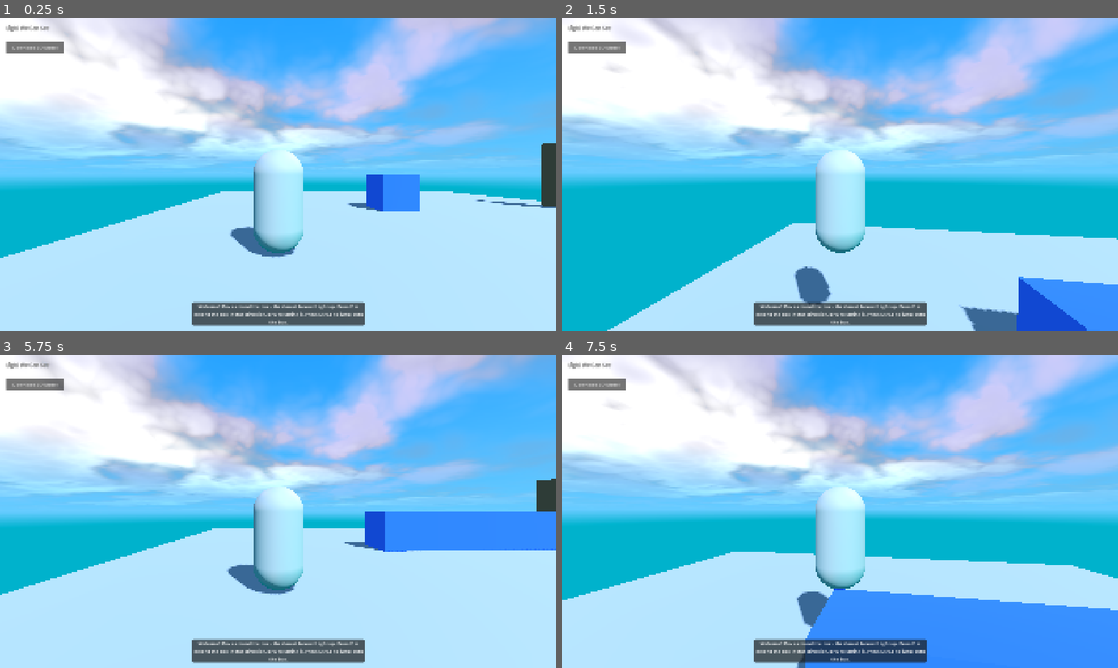
Above: before the commit, frames 1-4 (two rows, left to right).
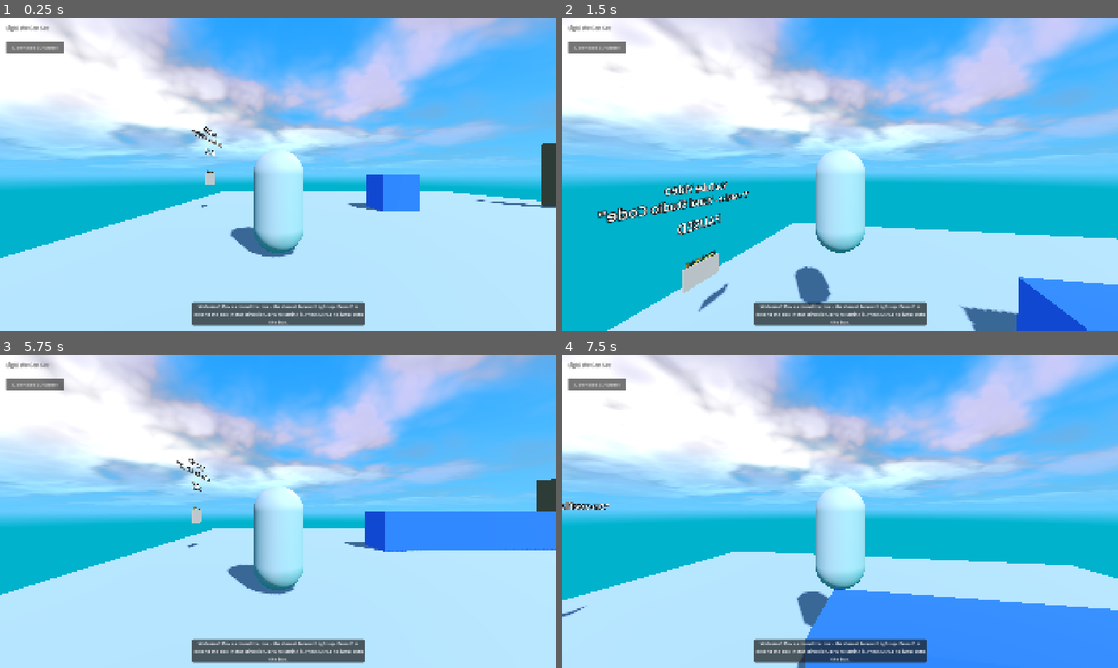
Above: after the commit, the same moments.

Repository: JacobSchantz/LightWeCanSee
Game: Godot game, scene res://scenes/tutorial_level.tscn
The game is run twice, just before and just after one commit, with the same random seed, the same clock (stepped at 60 frames per second) and the same inputs.
Inputs (mouse positions are in pixels of both pictures, inside the frame that each line leads up to):
- Up to frame 1 (0.25 s): no input
- Up to frame 2 (1.5 s): tap E (extend_box) at 0.5, 1.25 s; move the mouse to (867, 174) at 0.52 s; hold Up (ui_up) from 0.53 s (still down); tap F (interact) at 0.6 s; click (867, 174) at 0.67 s; tap Enter (ui_accept) at 0.77, 0.8, 1.07, 1.35 s; move the mouse to (812, 174) at 1.27 s; click (812, 174) at 1.42 s
- Up to frame 3 (5.75 s): keep holding Up (ui_up); tap Enter (ui_accept) at 1.52, 1.82, 2.3, 3.02, 3.32, 3.77, 3.8, 4.07, 4.52, 4.82, 5.1 s; tap F (interact) at 1.55, 2.85, 4.35 s; tap E (extend_box) at 2, 3.5, 4.25 s; move the mouse to (289, 505) at 2.02 s; hold E (extend_box) 2.03-2.78 s; click (289, 505) at 2.17 s; move the mouse to (272, 517) at 2.77 s; click (272, 517) at 2.92 s; move the mouse to (316, 514) at 3.52 s; hold Q (shrink_box) 3.53-4.28 s; click (316, 514) at 3.67 s; move the mouse to (233, 508) at 4.27 s; click (233, 508) at 4.42 s; move the mouse to (283, 511) at 5.02 s; click (283, 511) at 5.17 s
- Up to frame 4 (7.5 s): move the mouse to (817, 505) at 5.77 s; release Up (ui_up) at 5.78 s; hold Right (ui_right) 5.78-6.53 s; tap E (extend_box) at 5.85 s; click (817, 505) at 5.92 s; tap Enter (ui_accept) at 6.02, 6.32, 6.77, 6.8, 7.07 s; tap F (interact) at 6.05, 6.6 s; move the mouse to (867, 511) at 6.52 s; hold Up (ui_up) from 6.53 s (still down); click (867, 511) at 6.67 s; move the mouse to (812, 511) at 7.27 s; tap Q (shrink_box) at 7.35 s; click (812, 511) at 7.42 s

The runs differ from the first frame. In frame 1, 0.2% of the frame differs, in the area x 34-40%, y 34-61%; in frame 2, 1.8%, in the area x 6-34%, y 52-94%; in frame 3, 0.2%; in frame 4, 0.2%.

Commit message:
audio is playing

Diff:
--- /dev/null
+++ b/scenes/video_wall.tscn
@@ -0,0 +1,54 @@
+[gd_scene load_steps=5 format=3]
+
+[ext_resource type="Script" path="res://scripts/video_wall.gd" id="1_script"]
+
+[sub_resource type="ViewportTexture" id="ViewportTexture_ytview"]
+viewport_path = NodePath("VideoViewport")
+
+[sub_resource type="StandardMaterial3D" id="StandardMaterial3D_screen"]
+resource_local_to_scene = true
+albedo_texture = SubResource("ViewportTexture_ytview")
+metallic_specular = 0.0
+emission_enabled = true
+emission = Color(1, 1, 1, 1)
+emission_energy_multiplier = 0.5
+emission_texture = SubResource("ViewportTexture_ytview")
+
+[sub_resource type="QuadMesh" id="QuadMesh_screen"]
+material = SubResource("StandardMaterial3D_screen")
+size = Vector2(3, 1.7)
+
+[node name="VideoWall" type="Node3D"]
+script = ExtResource("1_script")
+
+[node name="VideoScreen" type="MeshInstance3D" parent="."]
+mesh = SubResource("QuadMesh_screen")
+
+[node name="VideoViewport" type="SubViewport" parent="."]
+size = Vector2i(854, 480)
+render_target_update_mode = 4
+
+[node name="Control" type="Control" parent="VideoViewport"]
+layout_mode = 3
+anchors_preset = 15
+anchor_right = 1.0
+anchor_bottom = 1.0
+grow_horizontal = 2
+grow_vertical = 2
+
+[node name="ColorRect" type="ColorRect" parent="VideoViewport/Control"]
+layout_mode = 1
+anchors_preset = 15
+anchor_right = 1.0
+anchor_bottom = 1.0
+grow_horizontal = 2
+grow_vertical = 2
+color = Color(0, 0, 0, 1)
+
+[node name="HTMLContainer" type="Control" parent="VideoViewport/Control"]
+layout_mode = 1
+anchors_preset = 15
+anchor_right = 1.0
+anchor_bottom = 1.0
+grow_horizontal = 2
+grow_vertical = 2
--- /dev/null
+++ b/scripts/add_video_wall.gd
@@ -0,0 +1,38 @@
+extends EditorScript
+
+func _run():
+	# Get the currently edited scene
+	var scene = get_scene()
+	if not scene:
+		print("No scene is currently being edited!")
+		return
+
+	# Check if we're editing the tutorial level
+	if scene.name != "TutorialLevel":
+		print("This script should be run while editing the tutorial level scene.")
+		return
+
+	# Load the video wall scene
+	var video_wall_scene = load("res://scenes/video_wall.tscn")
+	if not video_wall_scene:
+		print("Failed to load video_wall.tscn")
+		return
+
+	# Instance the video wall
+	var video_wall = video_wall_scene.instantiate()
+
+	# Position it on a wall in the tutorial level (adjust as needed)
+	video_wall.transform.origin = Vector3(9, 2.5, 0)  # Position on wall near door
+	video_wall.rotation_degrees.y = 90  # Rotate to face inward
+
+	# Set video properties (optionally)
+	if video_wall.has_method("set_video"):
+		video_wall.video_id = "dQw4w9WgXcQ"  # Change to your video ID
+		video_wall.autoplay = true
+		video_wall.mute = false
+
+	# Add to the scene
+	scene.add_child(video_wall)
+	video_wall.owner = scene
+
+	print("Video wall added to the tutorial level!")
--- a/scripts/player.gd
+++ b/scripts/player.gd
@@ -28,6 +28,9 @@
 var last_touch_pos = Vector2.ZERO
 var touch_camera_rotation = false
 
+# Video interaction tracking
+var near_video_wall = false
+
 func _ready():
 	# Add player to the player group for interactions
 	add_to_group("player")
@@ -70,8 +73,8 @@
 	if not is_on_floor():
 		velocity.y -= ProjectSettings.get_setting("physics/3d/default_gravity") * delta
 
-	# Handle Jump
-	if Input.is_action_just_pressed("ui_accept") and is_on_floor():
+	# Handle Jump - don't jump if near video wall (to allow video interaction)
+	if Input.is_action_just_pressed("ui_accept") and is_on_floor() and not near_video_wall:
 		velocity.y = JUMP_VELOCITY
 
 	# Get the input direction based on platform
@@ -151,7 +154,8 @@
 			rotation.y -= delta.x * touch_rotation_speed
 
 			# Vertical camera rotation - rotate the camera pivot
-			camera_angle -= delta.y * touch_rotation_speed
+			# FIXED: Changed -= to += to fix the inverted camera on mobile
+			camera_angle += delta.y * touch_rotation_speed
 			# Use the mobile-specific min_pitch to prevent looking below the floor
 			camera_angle = clamp(camera_angle, deg_to_rad(mobile_min_pitch), deg_to_rad(max_pitch))
 			pivot.rotation.x = camera_angle
--- a/scripts/tutorial_level.gd
+++ b/scripts/tutorial_level.gd
@@ -31,12 +31,32 @@
 # 3D model download
 var model_url = "https://example.com/path/to/model.glb"
 
+# YouTube player reference
+var youtube_player = null
+
+# Video wall proximity detection
+var video_wall_position = Vector3(-8, 2.5, 0)
+var video_interaction_distance = 4.0
+var video_interaction_label = null
+var player_in_video_range = false
+
+# Simple audio player
+var audio_player = null
+
 func _ready():
 	super._ready()
 
 	# Add this level to the "level" group for box interactions
 	add_to_group("level")
 
+	# Create a simple audio player
+	audio_player = AudioStreamPlayer.new()
+	audio_player.name = "SimpleSoundPlayer"
+	audio_player.stream = load("res://audio/sample.mp3")
+	audio_player.autoplay = true
+	add_child(audio_player)
+	print("Added simple audio player")
+
 	# Connect the download button
 	download_button.pressed.connect(_on_download_button_pressed)
 
@@ -45,6 +65,9 @@
 
 	# Initialize UI
 	update_instruction("Welcome! Move around the box - the closest face will light up. Press E to extend the box in that direction, or Q to shrink it. Press SPACE to jump onto the box.")
+
+	# Add video wall to the level
+	create_video_wall()
 	update_progress("Light We Can See")
 
 	# Set up mouse capture for first-person control
@@ -126,8 +149,8 @@
 	if interactive_box and interactive_box.has_method("setup_particles"):
 		interactive_box.setup_particles(true) # Add more particles
 
-	# Update instruction text
-	update_instruction("Interactive mode activated! More particles added to the box.")
+		# Update instruction text
+		update_instruction("Interactive mode activated! More particles added to the box.")
 
 # Create a particle burst effect at the given position
 func create_particle_burst(position):
@@ -183,3 +206,195 @@
 	var dir = DirAccess.open("user://")
 	if dir:
 		dir.remove("temp_model.glb")
+
+# Create and add the YouTube video wall to the level
+func create_video_wall():
+	# Video details
+	var video_id = "hBfhd88DCZA"
+	var start_time = 31
+
+	# Create a video wall container
+	var video_wall_container = Node3D.new()
+	video_wall_container.name = "VideoWall"
+
+	# Create a simple video wall using a MeshInstance3D with a QuadMesh
+	var video_wall = MeshInstance3D.new()
+	video_wall.name = "Screen"
+	var quad_mesh = QuadMesh.new()
+
+	# Set the size of the video screen (16:9 aspect ratio)
+	quad_mesh.size = Vector2(3, 1.7)
+
+	# Create a material for the video wall
+	var material = StandardMaterial3D.new()
+	material.albedo_color = Color(0.1, 0.1, 0.1)
+	material.emission_enabled = true
+	material.emission = Color(0.8, 0.8, 0.8)
+	material.emission_energy_multiplier = 0.5
+
+	# Apply mesh and material
+	video_wall.mesh = quad_mesh
+	video_wall.material_override = material
+
+	# Create YouTube player script
+	youtube_player = preload("res://scripts/youtube_player.gd").new()
+	youtube_player.name = "YouTubePlayer"
+	youtube_player.video_ready.connect(func(): print("YouTube player ready"))
+	youtube_player.playback_state_changed.connect(func(is_playing): update_status_label())
+	video_wall.add_child(youtube_player)
+
+	# Initialize the YouTube player with the video ID and start time
+	youtube_player.initialize_player(video_id, start_time)
+
+	# Create audio player
+	audio_player = AudioStreamPlayer3D.new()
+	audio_player.name = "AudioPlayer"
+
+	# Set audio player properties
+	audio_player.unit_size = 3.0  # Sound carries even further
+	audio_player.max_distance = 15.0
+	audio_player.attenuation_filter_cutoff_hz = 5000.0
+	audio_player.autoplay = false  # We'll start it manually after loading
+	# Make it loop continuously
+	audio_player.stream_paused = false
+	audio_player.max_polyphony = 1
+
+	# Add audio player to the video wall
+	video_wall.add_child(audio_player)
+
+	# No HTTP requests needed anymore - using local audio file
+
+	# Position the video wall on the wall opposite the door
+	video_wall_container.transform.origin = Vector3(-8, 2.5, 0)
+	video_wall_container.rotation_degrees.y = -90 # Rotate to face inward
+
+	# Add title label
+	var title_label = Label3D.new()
+	title_label.name = "TitleLabel"
+	title_label.text = "YouTube Video\n\"Snowflake - Visual Studio Code\""
+	title_label.font_size = 48
+	title_label.modulate = Color(1, 1, 1)
+	title_label.transform.origin = Vector3(0, 0.7, 0.01) # Top of screen
+
+	# Add audio status label
+	video_interaction_label = Label3D.new()
+	video_interaction_label.name = "AudioStatusLabel"
+	video_interaction_label.text = "Music Wall"
+	video_interaction_label.font_size = 32
+	video_interaction_label.modulate = Color(1, 1, 0.5) # Yellow text
+	video_interaction_label.transform.origin = Vector3(0, -0.9, 0.01) # Below screen
+	video_interaction_label.visible = true
+
+	# Add status label (PAUSED/PLAYING)
+	var status_label = Label3D.new()
+	status_label.name = "StatusLabel"
+	status_label.text = "PAUSED"
+	status_label.font_size = 64
+	status_label.modulate = Color(1, 1, 1)
+	status_label.transform.origin = Vector3(0, 0, 0.01) # Center of screen
+
+	# Add resume button
+	var resume_button = Area3D.new()
+	resume_button.name = "ResumeButton"
+	var button_collision = CollisionShape3D.new()
+	var box_shape = BoxShape3D.new()
+	box_shape.size = Vector3(1, 0.5, 0.1)
+	button_collision.shape = box_shape
+	resume_button.add_child(button_collision)
+
+	# Add button visual
+	var button_mesh = MeshInstance3D.new()
+	var button_box = BoxMesh.new()
+	button_box.size = Vector3(1, 0.5, 0.05)
+	button_mesh.mesh = button_box
+
+	# Button material
+	var button_material = StandardMaterial3D.new()
+	button_material.albedo_color = Color(0.3, 0.3, 0.3)
+	button_material.emission_enabled = true
+	button_material.emission = Color(0.5, 0.5, 0.5)
+	button_mesh.material_override = button_material
+	resume_button.add_child(button_mesh)
+
+	# Add button label
+	var button_label = Label3D.new()
+	button_label.text = "Resume"
+	button_label.font_size = 36
+	button_label.transform.origin = Vector3(0, 0, 0.03) # Front of button
+	resume_button.add_child(button_label)
+
+	# Position button below screen
+	resume_button.transform.origin = Vector3(0, -1.2, 0)
+
+	# Connect button signals using a callback
+	resume_button.input_event.connect(func(camera, event, position, normal, shape_idx):
+		if event is InputEventMouseButton and event.pressed and event.button_index == MOUSE_BUTTON_LEFT:
+			_on_resume_button_pressed()
+	)
+
+	# Add all elements to the scene
+	video_wall_container.add_child(video_wall)
+	video_wall.add_child(title_label)
+	video_wall.add_child(status_label)
+	video_wall.add_child(video_interaction_label) # Add interaction label
+	video_wall_container.add_child(resume_button)
+	add_child(video_wall_container)
+
+	# Initialize YouTube player
+	youtube_player.initialize_player(video_id, start_time)
+	youtube_player.playback_state_changed.connect(func(is_playing):
+		status_label.text = "PLAYING" if is_playing else "PAUSED"
+	)
+
+	# Store reference to the player
+	self.youtube_player = youtube_player
+
+# Called when the resume button is pressed
+func _on_resume_button_pressed():
+	# No longer used for audio control - kept for compatibility
+	pass
+
+# Handle status label updates
+func update_status_label():
+	if self.youtube_player:
+		var status_label = get_node("VideoWall/Screen/StatusLabel")
+		if status_label:
+			status_label.text = self.youtube_player.get_playback_state_text()
+
+# All HTTP-related functions have been removed
+# We're now using a local audio file with direct playback
+
+# Check player proximity to video wall
+func check_video_wall_proximity():
+	# Only proceed if player exists and video wall was created
+	if player_node == null or video_interaction_label == null:
+		return
+
+	# Calculate distance between player and video wall
+	var distance = player_node.global_position.distance_to(video_wall_position)
+
+	# Show interaction prompt if player is close enough
+	if distance <= video_interaction_distance:
+		if not player_in_video_range:
+			# Player just entered range
+			player_in_video_range = true
+			video_interaction_label.visible = true
+			# Optional: highlight the video screen when in range
+			var screen = get_node("VideoWall/Screen")
+			if screen and screen.material_override:
+				screen.material_override.emission_energy_multiplier = 1.0
+
+		# Update the player's near_video_wall variable to prevent jumping
+		player_node.near_video_wall = true
+	else:
+		if player_in_video_range:
+			# Player just left range
+			player_in_video_range = false
+			video_interaction_label.visible = false
+			# Return screen to normal appearance
+			var screen = get_node("VideoWall/Screen")
+			if screen and screen.material_override:
+				screen.material_override.emission_energy_multiplier = 0.5
+
+		# Update the player's near_video_wall variable
+		player_node.near_video_wall = false
--- /dev/null
+++ b/scripts/video_wall.gd
@@ -0,0 +1,118 @@
+extends Node3D
+
+# YouTube video settings
+@export var video_id: String = "dQw4w9WgXcQ"  # Default video - Rick Roll
+@export var autoplay: bool = false
+@export var loop: bool = true
+@export var mute: bool = false
+@export var video_width: int = 854
+@export var video_height: int = 480
+@export var start_time: int = 0  # Start time in seconds
+
+# HTML content for the iframe
+var html_iframe: String = ""
+
+func _ready():
+	# Update viewport size to match video dimensions
+	$VideoViewport.size = Vector2i(video_width, video_height)
+
+	# Generate the iframe HTML
+	generate_iframe()
+
+	# If we're on a platform that supports JavaScript evaluation
+	if OS.has_feature("web"):
+		# For web exports, we can use JavaScript directly
+		update_web_iframe()
+	else:
+		# For non-web platforms, show placeholder
+		show_placeholder()
+
+func generate_iframe():
+	# Create the YouTube embed URL with parameters
+	var params = []
+	if autoplay:
+		params.append("autoplay=1")
+	if loop:
+		params.append("loop=1")
+		# For looping to work, we need to specify the video as a playlist
+		params.append("playlist=" + video_id)
+	if mute:
+		params.append("mute=1")
+	if start_time > 0:
+		params.append("start=" + str(start_time))
+
+	# Add standard parameters
+	params.append("rel=0")  # Don't show related videos
+	params.append("controls=1")  # Show video controls
+
+	# Join all parameters
+	var param_string = "?" + "&".join(params)
+
+	# Build the full iframe HTML
+	html_iframe = """
+	<!DOCTYPE html>
+	<html>
+	<head>
+		<style>
+			body { margin: 0; overflow: hidden; background-color: #000; }
+			iframe { width: 100%; height: 100%; border: none; }
+		</style>
+	</head>
+	<body>
+		<iframe
+			src="https://www.youtube.com/embed/{video_id}{params}"
+			frameborder="0"
+			allowfullscreen>
+		</iframe>
+	</body>
+	</html>
+	""".format({"video_id": video_id, "params": param_string})
+
+func update_web_iframe():
+	# This only works in HTML5 exports
+	# Uses JavaScript to update the iframe content
+	JavaScript.eval("""
+		var container = document.querySelector('#godot-container');
+		var iframe = document.createElement('iframe');
+		iframe.src = 'https://www.youtube.com/embed/{video_id}';
+		iframe.style.position = 'absolute';
+		iframe.style.width = '100%';
+		iframe.style.height = '100%';
+		iframe.style.border = 'none';
+		container.appendChild(iframe);
+	""".format({"video_id": video_id}))
+
+func show_placeholder():
+	# For non-web platforms, show a placeholder with video info
+	var placeholder = $VideoViewport/Control/ColorRect
+
+	# Create a label to show info
+	var label = Label.new()
+	$VideoViewport/Control.add_child(label)
+
+	label.text = "YouTube Video\nID: " + video_id
+	label.horizontal_alignment = HORIZONTAL_ALIGNMENT_CENTER
+	label.vertical_alignment = VERTICAL_ALIGNMENT_CENTER
+	label.add_theme_color_override("font_color", Color(1, 1, 1))
+	label.add_theme_font_size_override("font_size", 24)
+
+	# Make the label fill the viewport
+	label.anchor_left = 0
+	label.anchor_top = 0
+	label.anchor_right = 1
+	label.anchor_bottom = 1
+	label.grow_horizontal = 2
+	label.grow_vertical = 2
+
+# Call this to change the video at runtime
+func set_video(new_id: String):
+	video_id = new_id
+	generate_iframe()
+
+	if OS.has_feature("web"):
+		update_web_iframe()
+	else:
+		# Update the placeholder text
+		var label = $VideoViewport/Control.get_node("Label")
+		if label:
+			label.text = "YouTube Video\nID: " + video_id
--- /dev/null
+++ b/scripts/youtube_player.gd
@@ -0,0 +1,209 @@
+extends Node
+
+signal video_ready
+signal playback_state_changed(is_playing)
+
+# YouTube video settings
+var video_id: String = ""
+var start_time: int = 0
+var is_paused: bool = true
+var is_initialized: bool = false
+
+# For web platform
+var js_code = """
+function setupYouTubePlayer(videoId, startTime) {
+  if (window.youTubePlayer) {
+	window.youTubePlayer.destroy();
+  }
+
+  // Create container if it doesn't exist
+  let container = document.getElementById('godot-youtube-container');
+  if (!container) {
+	container = document.createElement('div');
+	container.id = 'godot-youtube-container';
+	container.style.position = 'absolute';
+	container.style.width = '1px';
+	container.style.height = '1px';
+	container.style.opacity = '0.01';
+	container.style.pointerEvents = 'none';
+	document.body.appendChild(container);
+  }
+
+  // Create player
+  window.youTubePlayer = new YT.Player(container, {
+	videoId: videoId,
+	playerVars: {
+	  'start': startTime,
+	  'autoplay': 0,
+	  'controls': 0,
+	  'showinfo': 0,
+	  'rel': 0,
+	  'iv_load_policy': 3,
+	  'modestbranding': 1
+	},
+	events: {
+	  'onReady': function(event) {
+		window.dispatchEvent(new CustomEvent('youtube_ready'));
+	  },
+	  'onStateChange': function(event) {
+		if (event.data === 1) { // playing
+		  window.dispatchEvent(new CustomEvent('youtube_playing'));
+		} else if (event.data === 2) { // paused
+		  window.dispatchEvent(new CustomEvent('youtube_paused'));
+		}
+	  }
+	}
+  });
+
+  return true;
+}
+
+function loadYouTubeAPI() {
+  if (window.YT) {
+	return true;
+  }
+
+  var tag = document.createElement('script');
+  tag.src = "https://www.youtube.com/iframe_api";
+  var firstScriptTag = document.getElementsByTagName('script')[0];
+  firstScriptTag.parentNode.insertBefore(tag, firstScriptTag);
+
+  window.onYouTubeIframeAPIReady = function() {
+	window.dispatchEvent(new CustomEvent('youtube_api_ready'));
+  };
+
+  return true;
+}
+
+function playYouTubeVideo() {
+  if (window.youTubePlayer && window.youTubePlayer.playVideo) {
+	window.youTubePlayer.playVideo();
+	return true;
+  }
+  return false;
+}
+
+function pauseYouTubeVideo() {
+  if (window.youTubePlayer && window.youTubePlayer.pauseVideo) {
+	window.youTubePlayer.pauseVideo();
+	return true;
+  }
+  return false;
+}
+
+function getCurrentTime() {
+  if (window.youTubePlayer && window.youTubePlayer.getCurrentTime) {
+	return window.youTubePlayer.getCurrentTime();
+  }
+  return 0;
+}
+"""
+
+func _ready():
+	# Only run JavaScript code in web exports
+	if Engine.has_singleton("JavaScript"):
+		var JavaScript = Engine.get_singleton("JavaScript")
+
+		# Setup JavaScript callbacks
+		JavaScript.create_callback(self, "on_youtube_api_ready")
+		JavaScript.create_callback(self, "on_youtube_ready")
+		JavaScript.create_callback(self, "on_youtube_playing")
+		JavaScript.create_callback(self, "on_youtube_paused")
+
+		# Add event listeners
+		JavaScript.eval("""
+			window.addEventListener('youtube_api_ready', function() {
+				window.godot.on_youtube_api_ready();
+			});
+			window.addEventListener('youtube_ready', function() {
+				window.godot.on_youtube_ready();
+			});
+			window.addEventListener('youtube_playing', function() {
+				window.godot.on_youtube_playing();
+			});
+			window.addEventListener('youtube_paused', function() {
+				window.godot.on_youtube_paused();
+			});
+		""")
+
+		# Load YouTube API
+		JavaScript.eval("loadYouTubeAPI();")
+	else:
+		# For non-web platforms, just emit ready immediately
+		is_initialized = true
+		video_ready.emit()
+
+func initialize_player(id: String, time: int = 0):
+	video_id = id
+	start_time = time
+	is_paused = true
+
+	# Only use JavaScript in web exports
+	if Engine.has_singleton("JavaScript"):
+		var JavaScript = Engine.get_singleton("JavaScript")
+		# For web platform, setup YouTube player
+		JavaScript.eval("setupYouTubePlayer('" + video_id + "', " + str(start_time) + ");")
+	else:
+		# For non-web platforms, emit ready event immediately
+		is_initialized = true
+		video_ready.emit()
+
+func play():
+	if not is_initialized:
+		return
+
+	is_paused = false
+	playback_state_changed.emit(true)
+
+	# Only use JavaScript in web exports
+	if Engine.has_singleton("JavaScript"):
+		var JavaScript = Engine.get_singleton("JavaScript")
+		JavaScript.eval("playYouTubeVideo();")
+
+func pause():
+	if not is_initialized:
+		return
+
+	is_paused = true
+	playback_state_changed.emit(false)
+
+	# Only use JavaScript in web exports
+	if Engine.has_singleton("JavaScript"):
+		var JavaScript = Engine.get_singleton("JavaScript")
+		JavaScript.eval("pauseYouTubeVideo();")
+
+func toggle_playback():
+	if is_paused:
+		play()
+	else:
+		pause()
+
+# JavaScript callbacks
+func on_youtube_api_ready():
+	print("YouTube API Ready")
+	# API is ready, now we can initialize player
+	if video_id != "":
+		initialize_player(video_id, start_time)
+
+func on_youtube_ready():
+	print("YouTube Player Ready")
+	is_initialized = true
+	video_ready.emit()
+
+func on_youtube_playing():
+	is_paused = false
+	playback_state_changed.emit(true)
+
+func on_youtube_paused():
+	is_paused = true
+	playback_state_changed.emit(false)
+
+func get_current_time():
+	# Only use JavaScript in web exports
+	if Engine.has_singleton("JavaScript") and is_initialized:
+		var JavaScript = Engine.get_singleton("JavaScript")
+		return JavaScript.eval("getCurrentTime();")
+	return 0
+
+func get_playback_state_text():
+	return "PAUSED" if is_paused else "PLAYING"
Not shown, added: audio/sample.mp3.import
Not shown, added: scripts/add_video_wall.gd.uid
Not shown, added: scripts/video_wall.gd.uid
Not shown, added: scripts/youtube_player.gd.uid
Not shown, added: audio/sample.mp3
